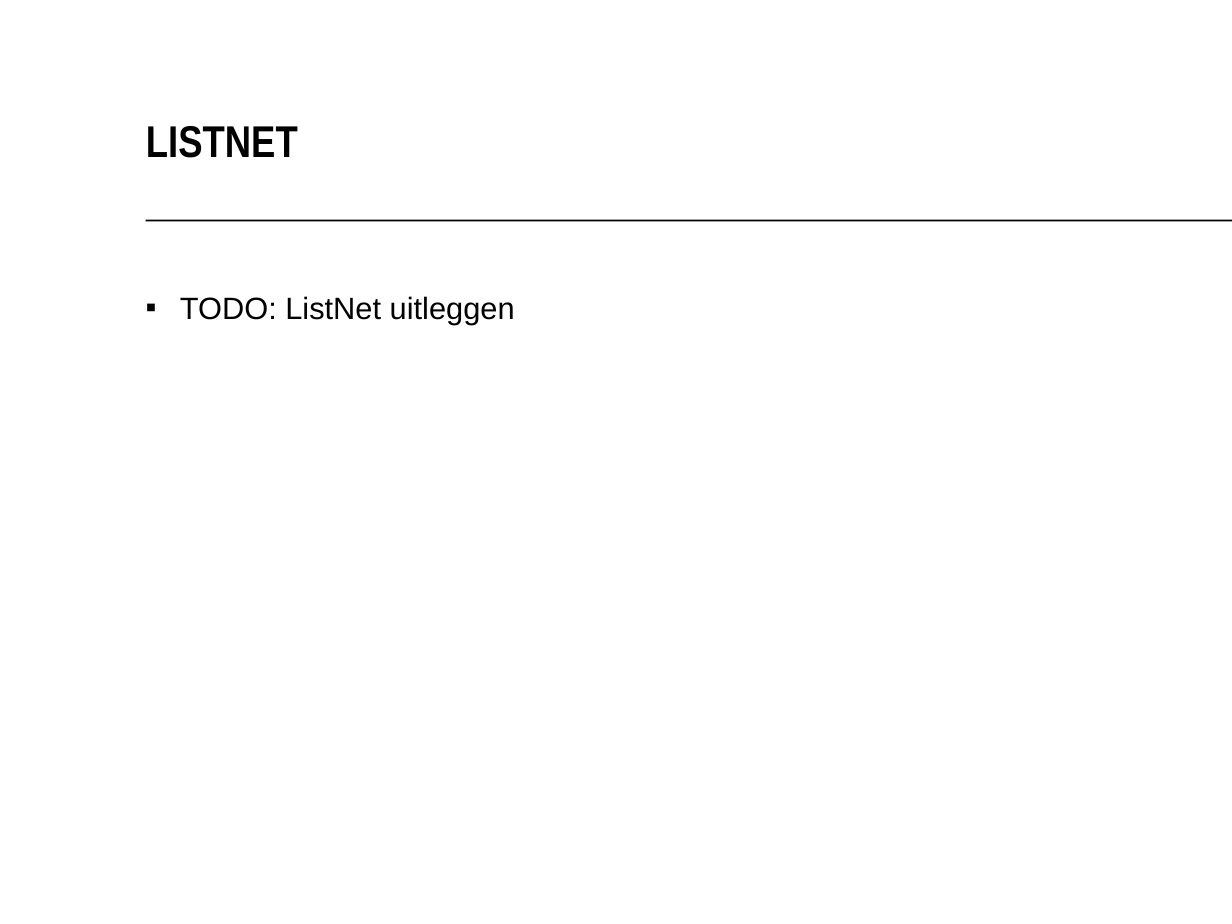
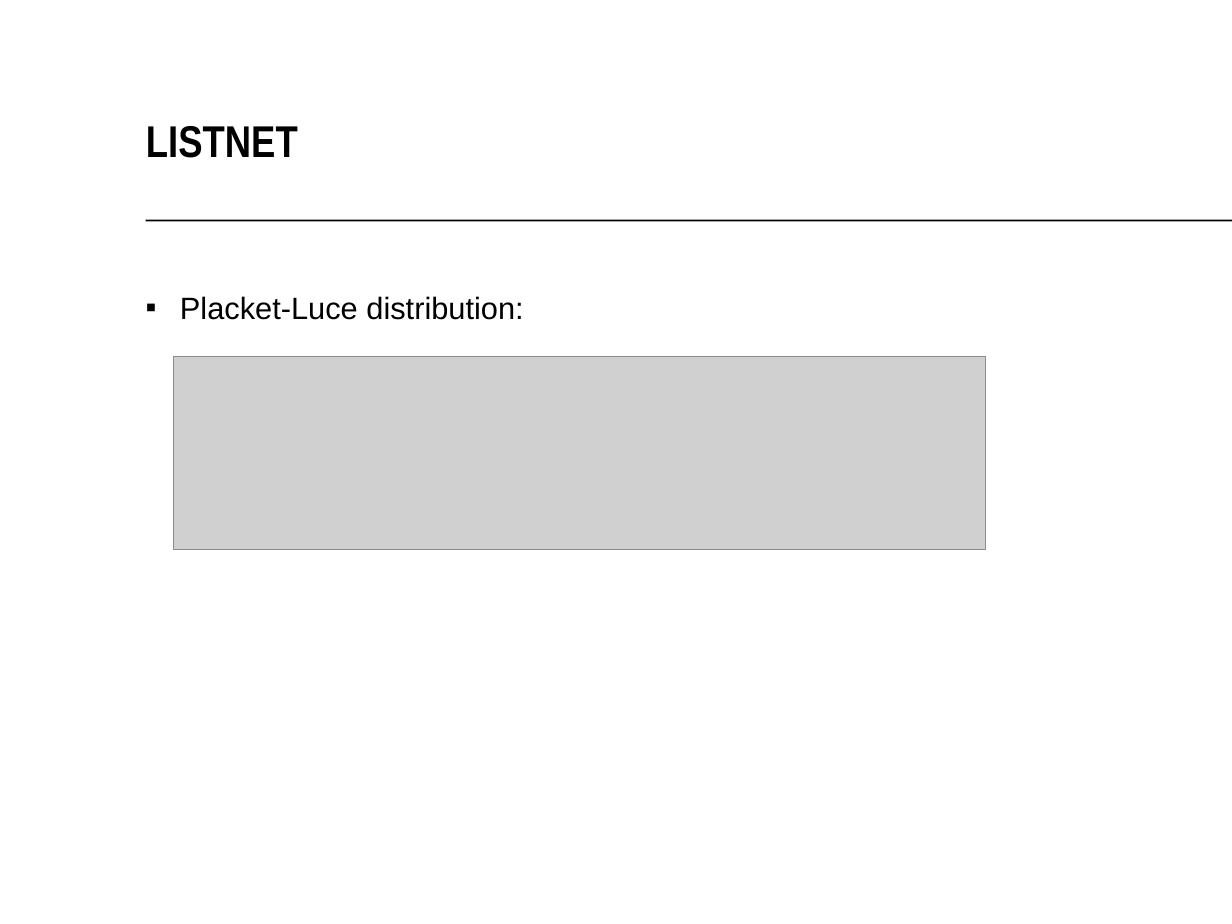
Before and after one commit to TaXxER/Afstuderen, a slide deck: slide 19 of presentation/Scaling Learning to Rank to Big data.pptx (slide 17 before the commit). Drawn at 1232x924 pixels with LibreOffice and Linux fonts; fonts in the diff are those of the drawing; grey boxes stand for pictures; background and template pictures are left out. Boxes give left, top, right and bottom in pixels: in the first picture for what was removed or moved away, otherwise in the second. Text is boxed around its words. In the diff, an @@ line names an element or a change of style, - is before the commit and + after.

```diff
--- a/presentation/Scaling Learning to Rank to Big data.pptx
+++ b/presentation/Scaling Learning to Rank to Big data.pptx
@@ text at [180,296,523,320]: text changed @@
-▪ TODO: ListNet uitleggen
+▪ Placket-Luce distribution:
@@ picture added at [174,356,986,549] @@
```
Also in this commit, not shown: 1 other slide changed, 11 slides added, 2 slides removed, 28 other files.
